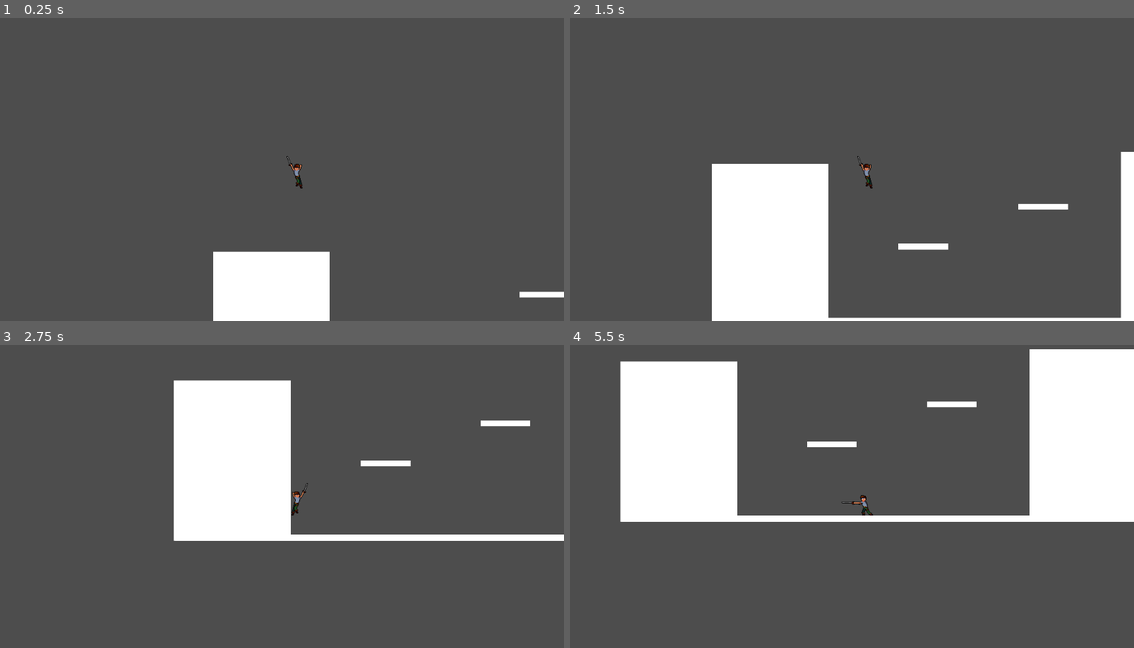
Above: before the commit, frames 1-4 (two rows, left to right).
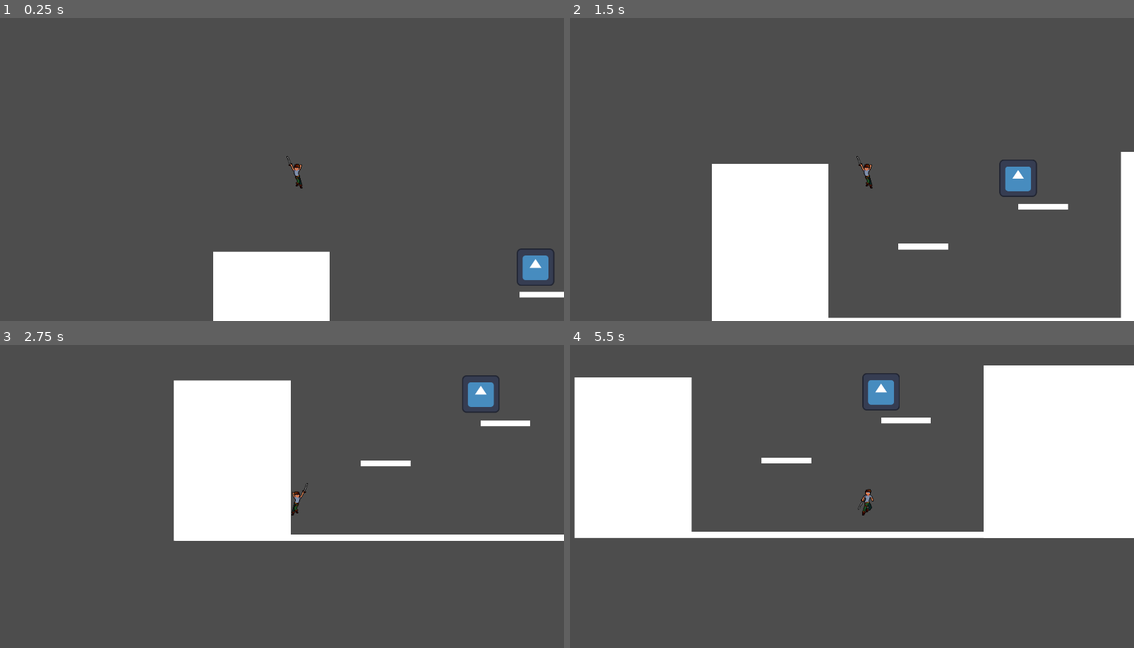
Above: after the commit, the same moments.

Repository: Guiezz/Ashwake
Game: Godot game, scene res://scenes/levels/playground.tscn
Same seed, same stepped clock (60 frames per second), same inputs: the game is played once before the commit and once after it. The engine's default icon, where the game draws it, is replaced by a stand-in: a white triangle on a blue panel in a dark square.
Inputs (mouse positions are in pixels of both pictures, inside the frame that each line leads up to):
- Up to frame 1 (0.25 s): no input
- Up to frame 2 (1.5 s): move the mouse to (976, 148) at 0.52 s; hold D (mover_direita) from 0.53 s (still down); tap Space (pular) at 0.6, 0.77, 1.07 s; move the mouse to (739, 178) at 1.27 s; click (739, 178) at 1.35 s
- Up to frame 3 (2.75 s): tap Space (pular) at 1.52, 1.55, 1.82, 2.3 s; move the mouse to (338, 420) at 2.02 s; release D (mover_direita) at 2.03 s; hold A (mover_esquerda) from 2.03 s (still down); tap Shift (dash) at 2.1 s
- Up to frame 4 (5.5 s): move the mouse to (823, 554) at 2.77 s; release A (mover_esquerda) at 2.78 s; hold D (mover_direita) 2.78-4.28 s; tap C (grudar_parede) at 2.85 s; tap Space (pular) at 3.02, 3.05, 3.32, 3.6, 3.77, 4.07, 4.52, 4.55, 4.82, 5.3 s; move the mouse to (1021, 535) at 3.52 s; move the mouse to (682, 441) at 4.27 s; hold A (mover_esquerda) 4.28-5.03 s; click (682, 441) at 4.35 s; move the mouse to (880, 490) at 5.02 s; hold D (mover_direita) from 5.03 s (still down); tap Shift (dash) at 5.1 s

The runs differ from the first frame. In frame 1, 0.5% of the frame differs, in the area x 91-99%, y 76-89%; in frame 2, 0.5%; in frame 3, 0.5%; in frame 4, 20%, in the area x 0-100%, y 1-64%.

Commit message:
feat: add enemy

Diff:
--- a/project.godot
+++ b/project.godot
@@ -63,3 +63,8 @@
 "events": [Object(InputEventMouseButton,"resource_local_to_scene":false,"resource_name":"","device":-1,"window_id":0,"a …(253 unchanged characters)…
 ]
 }
+
+[layer_names]
+
+2d_physics/layer_1="player"
+2d_physics/layer_2="enemy"
--- /dev/null
+++ b/scenes/enemies/inimigo.tscn
@@ -0,0 +1,36 @@
+[gd_scene load_steps=5 format=3 uid="uid://b7b4aefhcqnis"]
+
+[ext_resource type="Script" uid="uid://dc3v0ah53yts5" path="res://scripts/enemies/inimigo.gd" id="1_0787q"]
+[ext_resource type="Texture2D" uid="uid://s0hbpu6yqu6m" path="res://icon.svg" id="1_clyw6"]
+
+[sub_resource type="RectangleShape2D" id="RectangleShape2D_0787q"]
+size = Vector2(123, 123)
+
+[sub_resource type="CircleShape2D" id="CircleShape2D_clyw6"]
+radius = 157.05095
+
+[node name="Inimigo" type="CharacterBody2D"]
+collision_layer = 2
+script = ExtResource("1_0787q")
+
+[node name="CollisionShape2D" type="CollisionShape2D" parent="."]
+position = Vector2(1.5, 0.5)
+shape = SubResource("RectangleShape2D_0787q")
+
+[node name="Sprite2D" type="Sprite2D" parent="."]
+texture = ExtResource("1_clyw6")
+
+[node name="DetectionRange" type="Area2D" parent="."]
+
+[node name="CollisionShape2D" type="CollisionShape2D" parent="DetectionRange"]
+shape = SubResource("CircleShape2D_clyw6")
+debug_color = Color(0.8922174, 0.16636124, 0.6840652, 0.41960785)
+
+[node name="WallDetector" type="RayCast2D" parent="."]
+target_position = Vector2(20, 0)
+
+[node name="GapDetector" type="RayCast2D" parent="."]
+target_position = Vector2(20, 40)
+
+[connection signal="body_entered" from="DetectionRange" to="." method="_on_detection_range_body_entered"]
+[connection signal="body_exited" from="DetectionRange" to="." method="_on_detection_range_body_exited"]
--- a/scenes/levels/playground.tscn
+++ b/scenes/levels/playground.tscn
@@ -1,6 +1,7 @@
-[gd_scene load_steps=7 format=3 uid="uid://dpv2nfjp0lwkl"]
+[gd_scene load_steps=8 format=3 uid="uid://dpv2nfjp0lwkl"]
 
 [ext_resource type="PackedScene" uid="uid://dtjporv7xvfnn" path="res://scenes/player/player.tscn" id="1_62it3"]
+[ext_resource type="PackedScene" uid="uid://b7b4aefhcqnis" path="res://scenes/enemies/inimigo.tscn" id="2_n6048"]
 
 [sub_resource type="RectangleShape2D" id="RectangleShape2D_nstmu"]
 size = Vector2(1918, 20.901058)
@@ -90,3 +91,6 @@
 [node name="CollisionShape2D2" type="CollisionShape2D" parent="ParedeDireita"]
 position = Vector2(1656.75, 785)
 shape = SubResource("RectangleShape2D_c53nr")
+
+[node name="Inimigo" parent="." instance=ExtResource("2_n6048")]
+position = Vector2(1120.3904, 551.76495)
--- a/scenes/player/player.tscn
+++ b/scenes/player/player.tscn
@@ -274,7 +274,7 @@
 }],
 "loop": false,
 "name": &"attack01",
-"speed": 5.0
+"speed": 12.0
 }, {
 "frames": [{
 "duration": 1.0,
@@ -294,7 +294,7 @@
 }],
 "loop": false,
 "name": &"dash",
-"speed": 5.0
+"speed": 8.0
 }, {
 "frames": [{
 "duration": 1.0,
@@ -311,7 +311,7 @@
 }],
 "loop": true,
 "name": &"fall",
-"speed": 5.0
+"speed": 6.0
 }, {
 "frames": [{
 "duration": 1.0,
@@ -363,7 +363,7 @@
 }],
 "loop": false,
 "name": &"jump",
-"speed": 5.0
+"speed": 10.0
 }, {
 "frames": [{
 "duration": 1.0,
@@ -386,7 +386,7 @@
 }],
 "loop": false,
 "name": &"jumpMovement",
-"speed": 5.0
+"speed": 10.0
 }, {
 "frames": [{
 "duration": 1.0,
@@ -415,7 +415,7 @@
 }],
 "loop": true,
 "name": &"run",
-"speed": 5.0
+"speed": 7.0
 }, {
 "frames": [{
 "duration": 1.0,
@@ -492,7 +492,7 @@
 position = Vector2(51.000004, 28.000004)
 scale = Vector2(2.0625, 1.8750001)
 sprite_frames = SubResource("SpriteFrames_4sw5w")
-animation = &"attack01"
+animation = &"run"
 
 [node name="CollisionShape2D" type="CollisionShape2D" parent="."]
 position = Vector2(51, 49)
--- /dev/null
+++ b/scripts/enemies/inimigo.gd
@@ -0,0 +1,101 @@
+extends CharacterBody2D
+
+# --- VIDA DO INIMIGO ---
+@export var vida_maxima: int = 3
+var vida_atual: int
+
+# --- FÍSICA E IA ---
+var gravidade: float = ProjectSettings.get_setting("physics/2d/default_gravity")
+@export var velocidade: float = 100.0
+@export var forca_pulo: float = -300.0
+@export var forca_pulo_parede := Vector2(200, -300)
+
+# Referência para o jogador (quando ele estiver no alcance)
+var player_ref: Node2D = null
+
+# Referências dos nós de detecção
+@onready var wall_detector := $WallDetector
+@onready var gap_detector := $GapDetector
+@onready var sprite := $Sprite2D # (Troque "Sprite2D" pelo nome do seu sprite)
+
+func _ready() -> void:
+	vida_atual = vida_maxima
+
+func _physics_process(delta: float) -> void:
+	# 1. Aplicar Gravidade
+	if not is_on_floor():
+		velocity.y += gravidade * delta
+
+	# 2. Processar Lógica de IA (se o jogador estiver por perto)
+	if player_ref != null:
+		processar_ia()
+	else:
+		# Se o jogador não estiver por perto, pare
+		velocity.x = move_toward(velocity.x, 0, velocidade * delta)
+
+	# 3. Mover o Inimigo
+	move_and_slide()
+
+# --- LÓGICA DE IA ---
+
+func processar_ia() -> void:
+	# Pega a direção horizontal para o jogador
+	var direcao_x = sign(player_ref.global_position.x - global_position.x)
+
+	# Vira o sprite e os detectores
+	if direcao_x != 0:
+		sprite.flip_h = (direcao_x < 0)
+		wall_detector.target_position.x = 20 * direcao_x
+		gap_detector.target_position.x = 20 * direcao_x
+
+	# --- Lógica de Pulo ---
+
+	# 1. Pular de Paredes (lógica similar à do jogador)
+	if is_on_wall() and not is_on_floor():
+		# Pula se estiver se movendo contra a parede
+		if sign(velocity.x) == -get_wall_normal().x:
+			velocity.y = forca_pulo_parede.y
+			velocity.x = get_wall_normal().x * forca_pulo_parede.x
+			print("IA: Pulando da parede!")
+
+	# 2. Pular obstáculos ou buracos
+	if is_on_floor():
+		# Se o "detector de parede" estiver tocando (ex: um caixote)
+		if wall_detector.is_colliding():
+			pular()
+			print("IA: Pulando obstáculo!")
+
+		# Se o "detector de buraco" NÃO estiver tocando o chão
+		if not gap_detector.is_colliding():
+			pular()
+			print("IA: Pulando buraco!")
+
+	# --- Lógica de Movimento ---
+	velocity.x = direcao_x * velocidade
+
+func pular() -> void:
+	if is_on_floor():
+		velocity.y = forca_pulo
+
+# --- SINAIS DE DETECÇÃO ---
+
+func _on_detection_range_body_entered(body: Node2D) -> void:
+	# Começa a perseguir o jogador
+	player_ref = body
+
+func _on_detection_range_body_exited(body: Node2D) -> void:
+	# Para de perseguir
+	player_ref = null
+
+# --- DANO E MORTE ---
+
+func ser_atingido() -> void:
+	vida_atual -= 1
+	print("Inimigo atingido! Vida restante: ", vida_atual)
+
+	if vida_atual <= 0:
+		morrer()
+
+func morrer() -> void:
+	print("Inimigo derrotado!")
+	queue_free()
Not shown, added: scripts/enemies/inimigo.gd.uid
